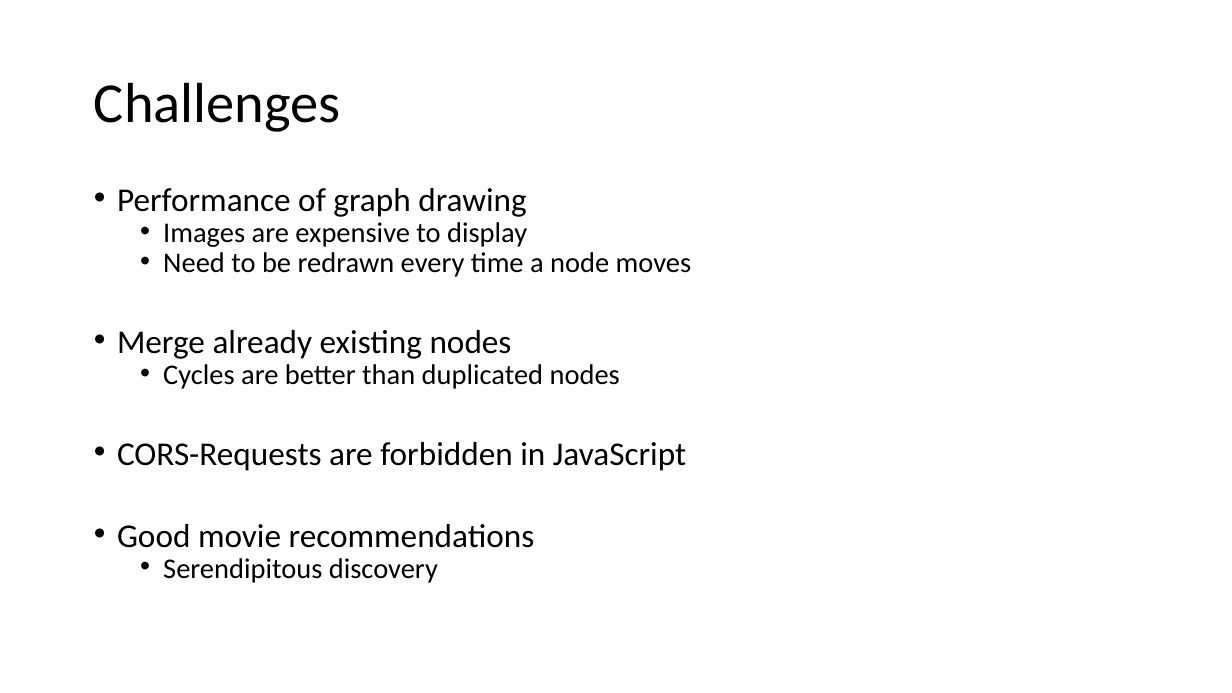
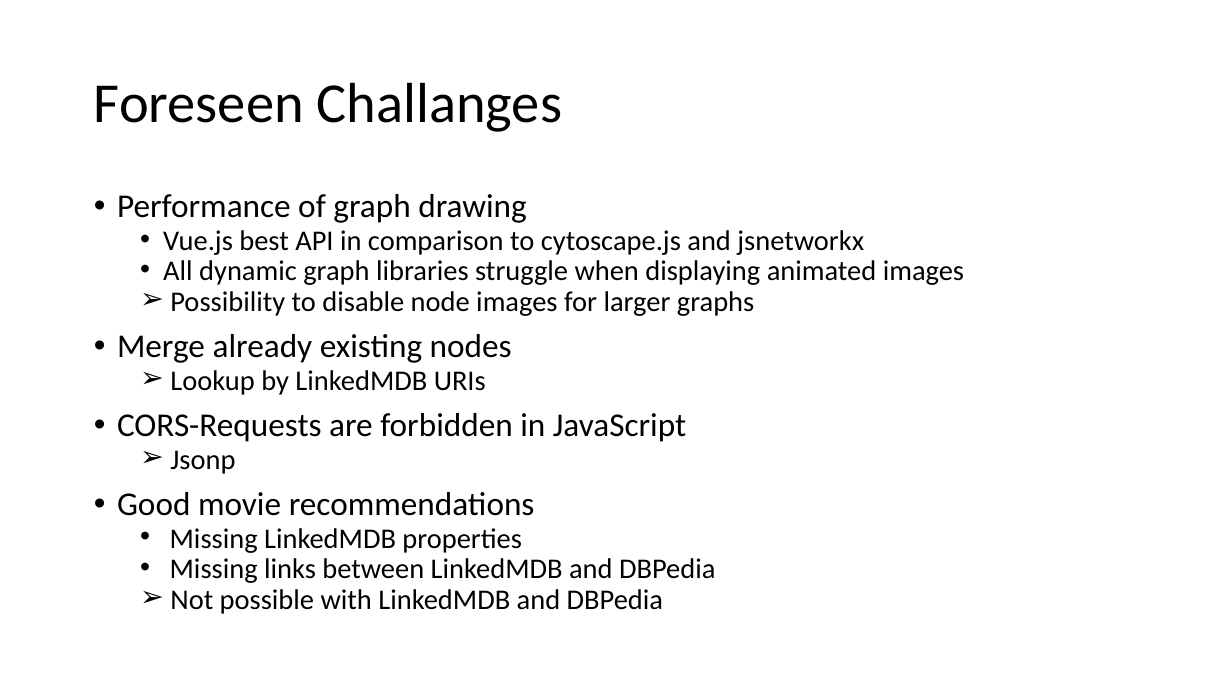
Before and after one commit to mathiasmoeller/LinkedMovieApp, a slide deck: slide 3 of Linked Movie Exploration Graph.pptx (slide 5 before the commit). Drawn at 1232x693 pixels with LibreOffice and Linux fonts; fonts in the diff are those of the drawing; background and template pictures are left out. Boxes give left, top, right and bottom in pixels: in the first picture for what was removed or moved away, otherwise in the second. Text is boxed around its words. In the diff, an @@ line names an element or a change of style, - is before the commit and + after.

```diff
--- a/Linked Movie Exploration Graph.pptx
+++ b/Linked Movie Exploration Graph.pptx
@@ title at (94, 82, 562, 132): text changed @@
-Challenges
+Foreseen Challanges
@@ text at (117, 194, 686, 516): line spacing 0.7 to 0.9 @@
@@ text at (163, 230, 964, 316): text changed @@
-  • Images are expensive to display
-  • Need to be redrawn every time a node moves
+  • Vue.js best API in comparison to cytoscape.js and jsnetworkx
+  • All dynamic graph libraries struggle when displaying animated images
+  ➢ Possibility to disable node images for larger graphs
@@ text at (170, 370, 486, 395): text changed @@
-  • Cycles are better than duplicated nodes
+  ➢ Lookup by LinkedMDB URIs
@@ text at (170, 450, 235, 474): paragraph added @@
+  ➢ Jsonp
@@ text at (170, 528, 715, 614): text changed @@
-  • Serendipitous discovery
+  • Missing LinkedMDB properties
+  • Missing links between LinkedMDB and DBPedia
+  ➢ Not possible with LinkedMDB and DBPedia
```
Also in this commit, not shown: 2 other slides changed, 1 slide added, 3 slides removed.
